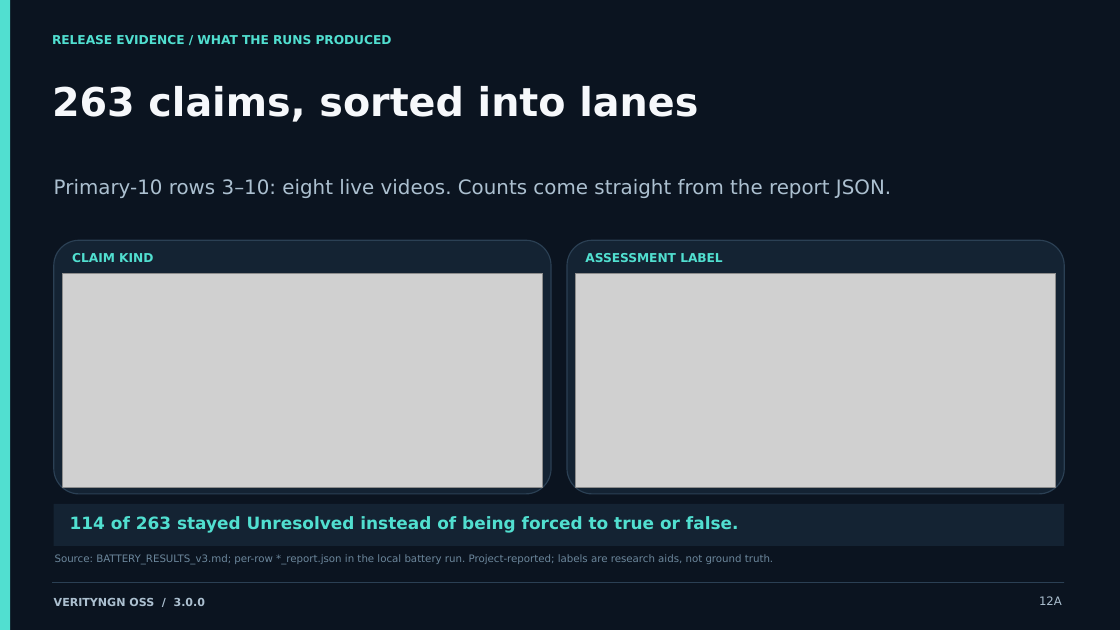
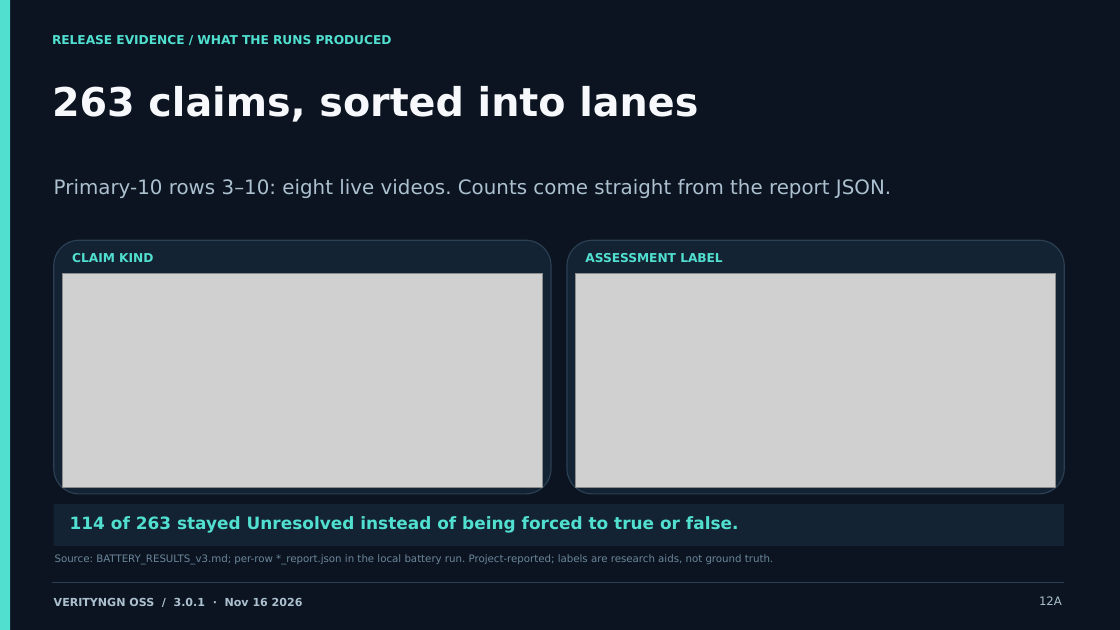
Before and after one commit to hotchilianalytics/verityngn-oss, a slide deck: slide 14 of docs/launch/decks/VerityNgn_3_Release_with_examples.pptx. Drawn at 1120x630 pixels with LibreOffice and Linux fonts; fonts in the diff are those of the drawing; grey boxes stand for pictures. Boxes give left, top, right and bottom in pixels: in the first picture for what was removed or moved away, otherwise in the second. Text is boxed around its words. In the diff, an @@ line names an element or a change of style, - is before the commit and + after.

```diff
--- a/docs/launch/decks/VerityNgn_3_Release_with_examples.pptx
+++ b/docs/launch/decks/VerityNgn_3_Release_with_examples.pptx
@@ text at (x1=54, y1=598, x2=303, y2=606): text changed @@
-VERITYNGN OSS / 3.0.0
+VERITYNGN OSS / 3.0.1 · Nov 16 2026
```
Also in this commit, not shown: 3 other slides changed, 1 slide added, 53 other files.
